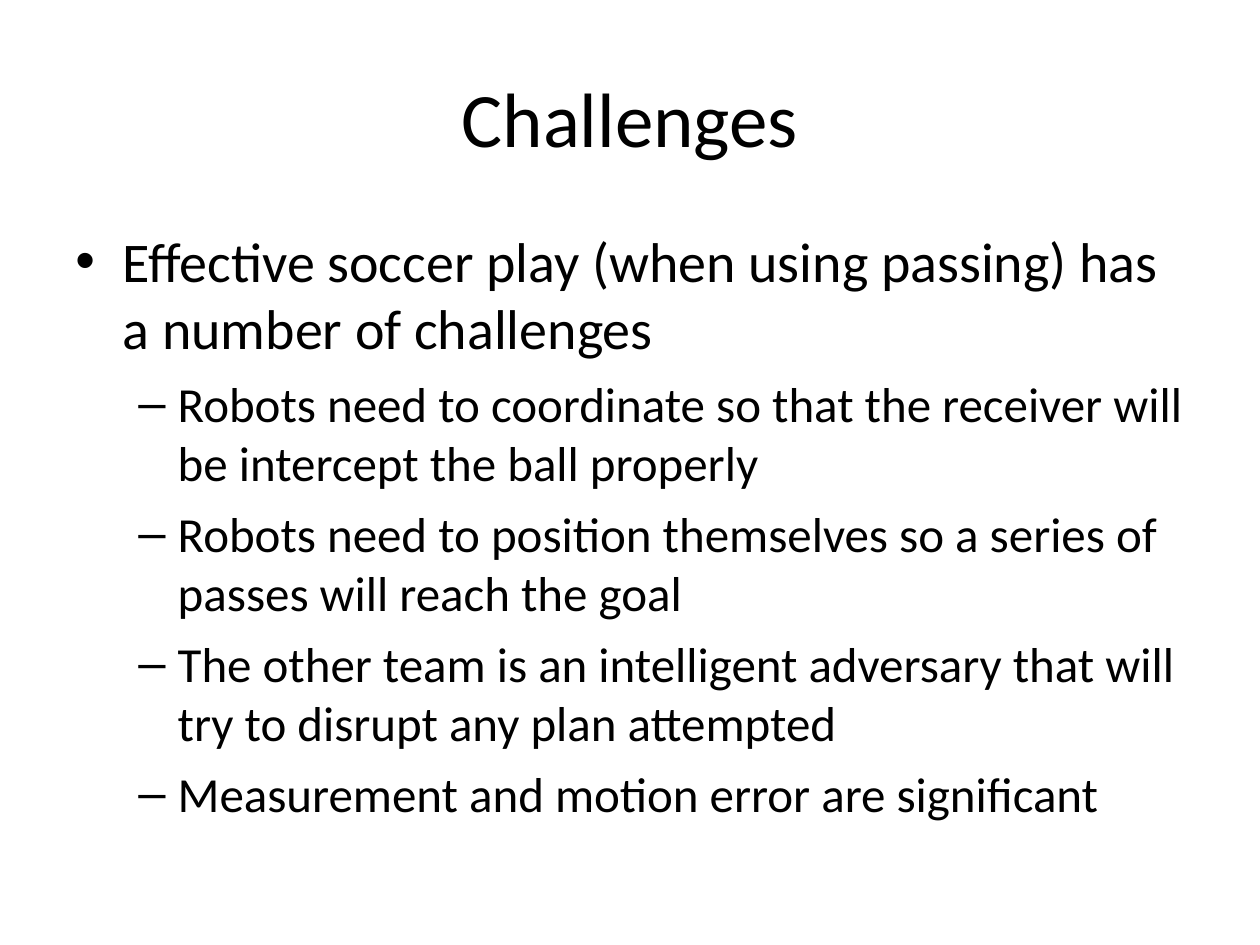
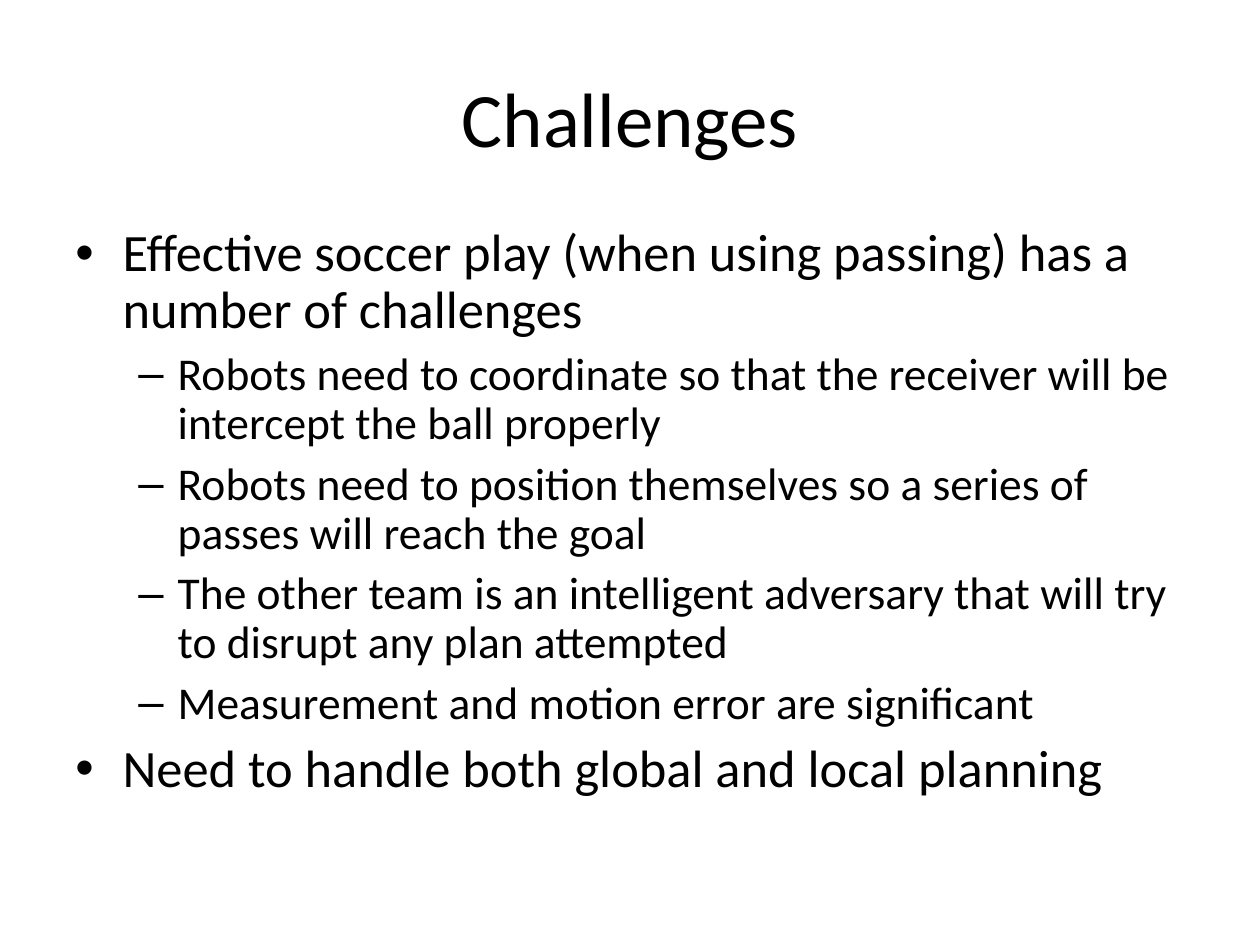
Before and after one commit to oarslan3/gt-cs-rip-projects, a slide deck: slide 5 of final/ProposalPresentation.ppt. Drawn at 1260x945 pixels with LibreOffice and Linux fonts; fonts in the diff are those of the drawing. Boxes give left, top, right and bottom in pixels: in the first picture for what was removed or moved away, otherwise in the second. Text is boxed around its words. In the diff, an @@ line names an element or a change of style, - is before the commit and + after.

Commit message:
Added a number of changes and roughly finalized the presentation

```diff
--- a/final/ProposalPresentation.ppt
+++ b/final/ProposalPresentation.ppt
@@ text at [123,233,1169,727]: size 32 to 30 pt in "Effective soccer play (when using passing) has ..."; size 28 to 26 pt in "Robots need to coordinate so that the ...", "Robots need to position themselves so a ...", "The other team is an intelligent adversary ...", "Measurement and motion error are significant"; line spacing 1 to 0.9 @@
@@ text at [123,750,1102,796]: paragraph added @@
+• Need to handle both global and local planning
```
Also in this commit, not shown: 3 other slides changed, 2 slides added, 2 slides removed.
